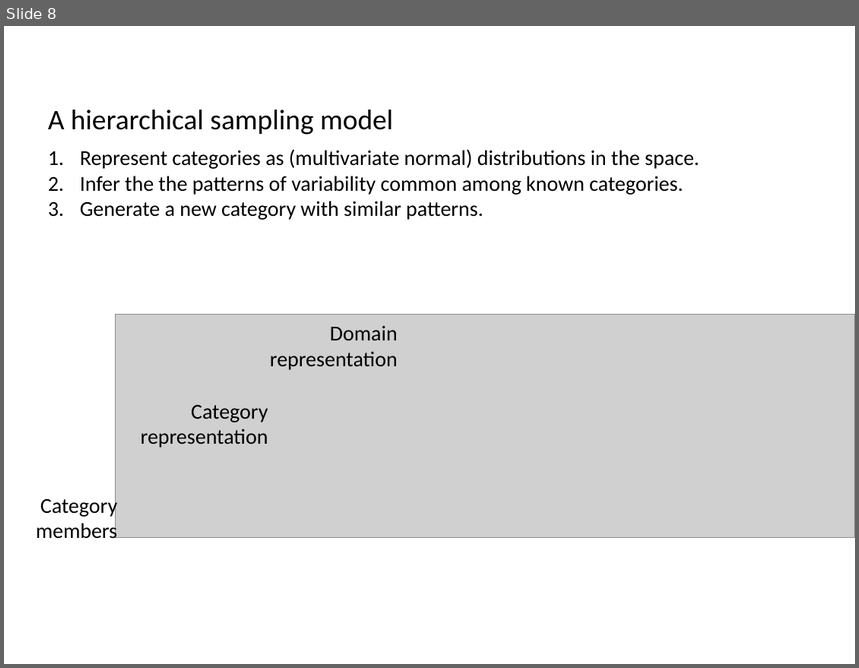
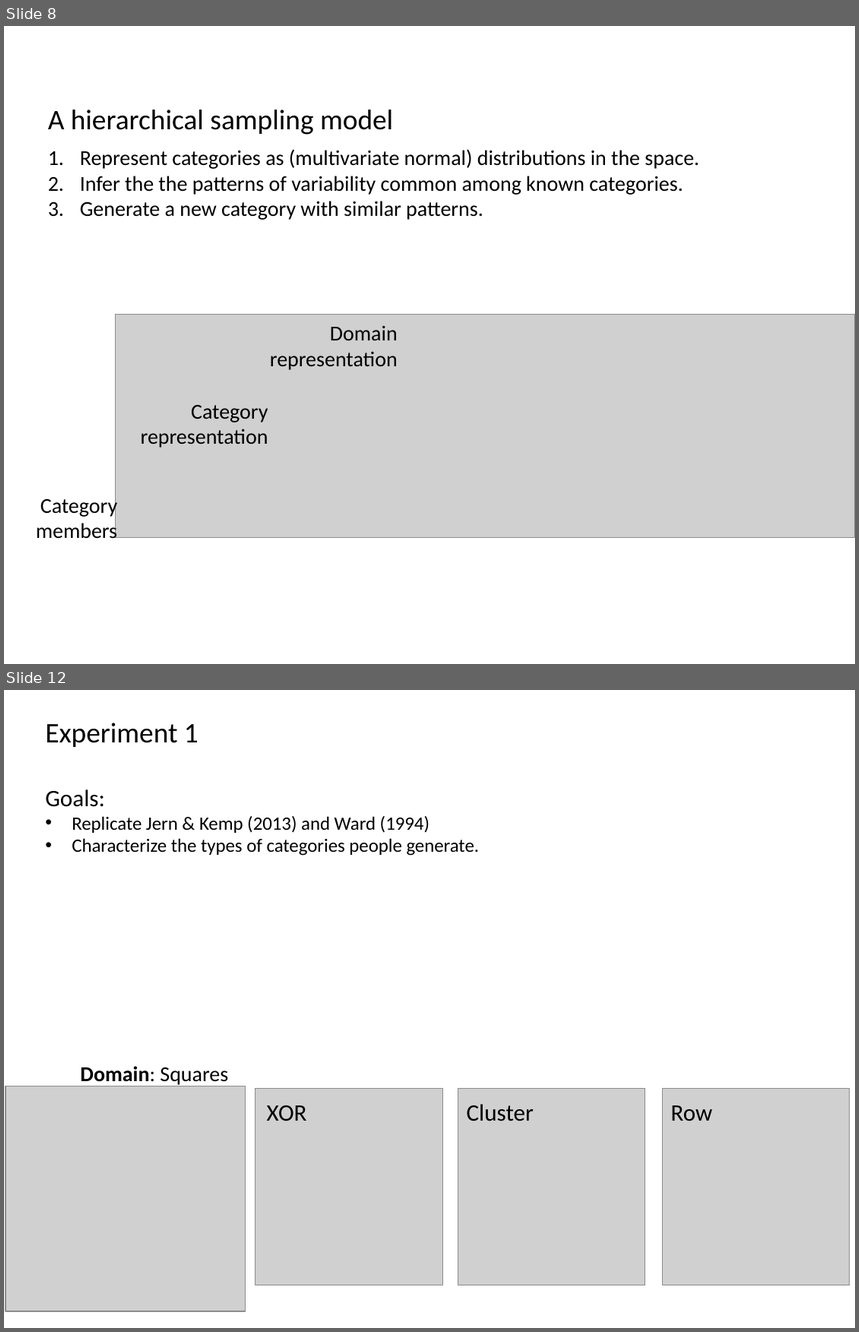
Before and after one commit to AusterweilLab/generating_categories, a slide deck: Presentations/ccn-bbag-march-2-2017.pptx. Shown one above the other, each under a label of ours: slide 8 before the commit, slides 8 and 12 after it; the slides between them are not shown. The pictures are 859x668 and 859x1332 pixels, drawn with LibreOffice and Linux fonts; fonts in the diff are those of the drawing; grey boxes stand for pictures. Boxes give left, top, right and bottom in pixels: in the first picture for what was removed or moved away, otherwise in the second. Text is boxed around its words. In the diff, an @@ line names an element or a change of style, - is before the commit and + after.

```diff
--- a/Presentations/ccn-bbag-march-2-2017.pptx
+++ b/Presentations/ccn-bbag-march-2-2017.pptx
@@ slide 12 added at box(4, 690, 855, 1328), background #FFFFFF @@
@@ text added at box(45, 723, 480, 856), 16 pt, text #000000 @@
+Experiment 1
+Goals:
+• Replicate Jern & Kemp (2013) and Ward (1994)
+• Characterize the types of categories people generate.
@@ text added at box(80, 1066, 228, 1087), 18 pt, text #000000 @@
+Domain: Squares
@@ picture added at box(6, 1087, 245, 1312) @@
@@ group added at box(255, 1088, 850, 1285): 3 pictures, 3 texts @@
+XOR
+Cluster
+Row
```
Also in this commit, not shown: 1 slide changed, 19 other slides added.
